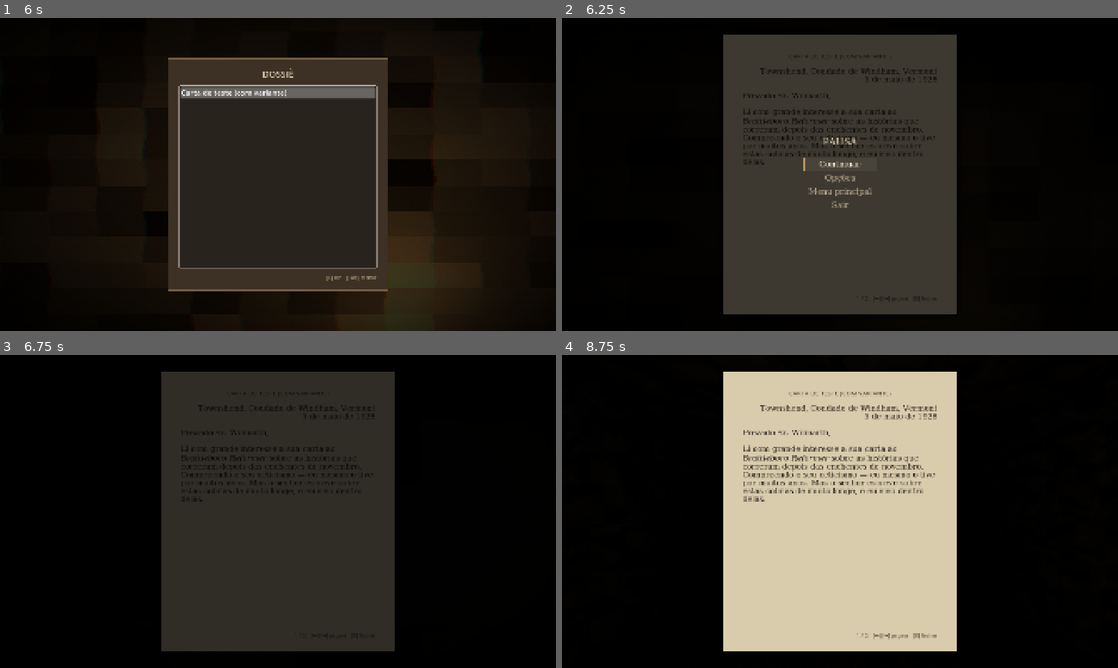
Above: before the commit, frames 1-4 (two rows, left to right).
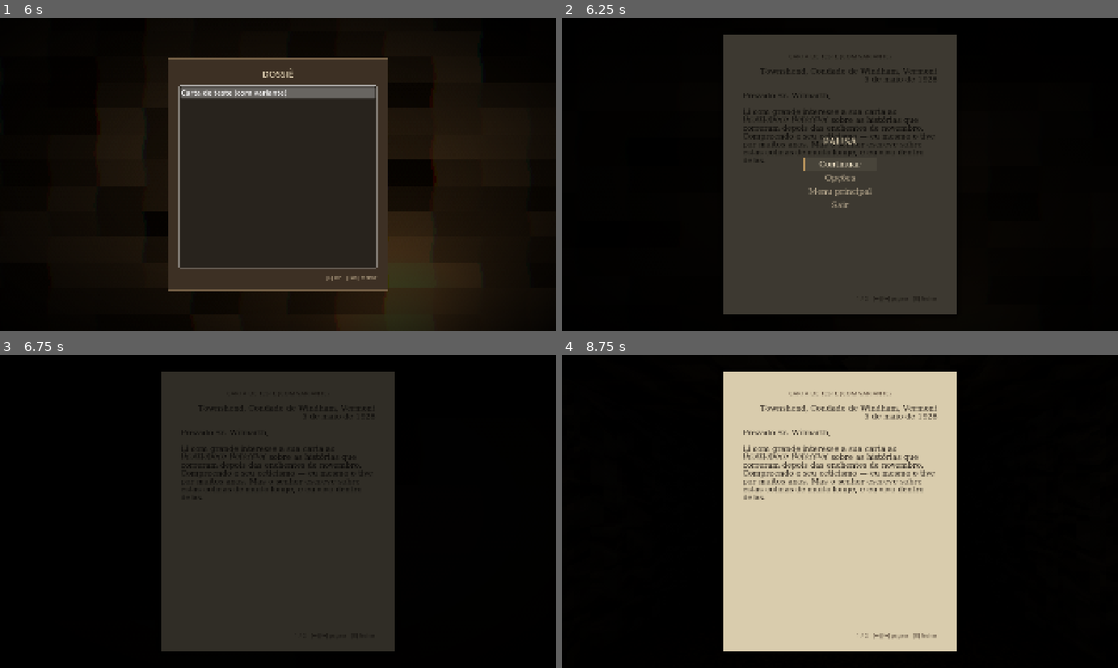
Above: after the commit, the same moments.

Repository: Guitts8/Yuggoth
Game: Godot game, scene res://tests/smoke_test.tscn
Same seed, same stepped clock (60 frames per second), same inputs: the game is played once before the commit and once after it. This scene is started directly instead of the project's main scene. Sound files missing from this copy of the repository are replaced by a short silence.
Inputs (mouse positions are in pixels of both pictures, inside the frame that each line leads up to):
- Up to frame 1 (6 s): tap Enter (ui_accept) at 0.5, 0.77, 1.52, 3.02, 3.77, 4.52 s; hold D (mover_direita) 0.53-1.28 s; hold Tab (dossie) 0.53-1.28 s; click (278, 174) at 0.67 s; move the mouse to (166, 190) at 1.27 s; hold S (mover_tras) 1.28-2.03 s; tap Ctrl (agachar) at 1.35 s; tap Tab (dossie) at 1.55, 3.05, 3.8, 4.55, 5.3 s; move the mouse to (333, 105) at 2.02 s; hold D (mover_direita) 2.03-2.78 s; hold Tab (dossie) 2.03-2.78 s; move the mouse to (272, 180) at 2.77 s; hold W (mover_frente) 2.78-4.28 s; tap E (interagir) at 2.85 s; move the mouse to (316, 177) at 3.52 s; hold Mouse wheel up (lamparina_mais) 3.53-4.28 s; move the mouse to (111, 127) at 4.27 s; hold A (mover_esquerda) 4.28-5.03 s; tap Mouse wheel down (lamparina_menos) at 4.35 s; move the mouse to (283, 174) at 5.02 s; hold W (mover_frente) 5.03-5.78 s; hold Left (pagina_anterior) 5.03-5.78 s; move the mouse to (255, 168) at 5.77 s; hold D (mover_direita) from 5.78 s (still down); tap Right (pagina_proxima) at 5.85 s
- Up to frame 2 (6.25 s): keep holding D (mover_direita); tap Enter (ui_accept) at 6.02 s; tap Tab (dossie) at 6.05 s
- Up to frame 3 (6.75 s): move the mouse to (305, 511) at 6.52 s; release D (mover_direita) at 6.53 s; hold W (mover_frente) from 6.53 s (still down); hold Z (zoom_visao) from 6.53 s (still down)
- Up to frame 4 (8.75 s): tap Enter (ui_accept) at 6.77 s; tap Tab (dossie) at 6.8 s; release W (mover_frente) at 7.25 s; release Z (zoom_visao) at 7.25 s; click "Opções" at 7.25 s; click "Novo jogo" at 8 s

Frame 1 is identical in both runs. In frame 2, 0.4% of the frame differs, in the area x 32-68%, y 31-47%; in frame 3, 0.2%; in frame 4, 1.9%, in the area x 32-68%, y 30-47%.

Commit message:
Leitor: as cartas de Wilmarth inteiras numa folha; o itálico na letra de mão
No dossiê, a letra do leitor é maior que a do papel de escrita: quase toda
resposta a Akeley se partia em duas folhas, a segunda com só o fim e a
assinatura. Agora, quando sobraria uma folha, o leitor aperta a letra (até
80%), como quem escreve à mão no fim da página; texto longo (as cartas de
Akeley) continua paginando normalmente.

[i] e [b] passam a ser a mesma fonte inclinada e engrossada (FontVariation): a
letra de mão não tem itálico, e o latim de Wilmarth ("ex nihilo nihil fit")
saía igual ao resto. O teste de fumaça confere que toda resposta cabe numa
folha do dossiê.

Co-Authored-By: Claude Opus 5.5 <noreply@anthropic.com>

Diff:
--- a/yuggoth/narrative/document_data.gd
+++ b/yuggoth/narrative/document_data.gd
@@ -14,7 +14,7 @@
 }
 const FONT_SLOTS: Array[StringName] = [&"normal_font", &"italics_font", &"bold_font", &"bold_italics_font"]
 
-static var _font_cache: Dictionary[String, SystemFont] = {}
+static var _font_cache: Dictionary[String, Font] = {}
 
 @export var id: StringName
 @export var title := ""
@@ -43,21 +43,35 @@
 	return null
 
 
-## Fonte do estilo em todas as variantes ([i], [b]) de um RichTextLabel.
-static func apply_fonts(label: RichTextLabel, doc_style: Style) -> void:
+## Fonte do estilo em todas as variantes ([i], [b]) de um RichTextLabel. O
+## itálico e o negrito são a mesma fonte inclinada e engrossada: a letra de mão
+## (Segoe Script) não tem itálico, e [i] sumia. Com `size` > 0, fixa o tamanho.
+static func apply_fonts(label: RichTextLabel, doc_style: Style, size := 0) -> void:
+	if size > 0:
+		label.add_theme_font_size_override(&"normal_font_size", size)
 	# [i] e [b] usam o mesmo tamanho do texto normal (o tema só define o normal).
-	var size := label.get_theme_font_size(&"normal_font_size")
+	size = label.get_theme_font_size(&"normal_font_size")
 	for slot in [&"italics_font_size", &"bold_font_size", &"bold_italics_font_size"]:
 		label.add_theme_font_size_override(slot, size)
 	for slot in FONT_SLOTS:
 		var key := "%d:%s" % [doc_style, slot]
 		if not _font_cache.has(key):
-			var font := SystemFont.new()
-			font.font_names = PackedStringArray(STYLE_FONTS[doc_style])
-			font.font_italic = String(slot).contains("italics")
-			font.font_weight = 700 if String(slot).begins_with("bold") else 400
-			_font_cache[key] = font
+			_font_cache[key] = _fonte(doc_style, slot)
 		label.add_theme_font_override(slot, _font_cache[key])
+
+
+static func _fonte(doc_style: Style, slot: StringName) -> Font:
+	var base := SystemFont.new()
+	base.font_names = PackedStringArray(STYLE_FONTS[doc_style])
+	if slot == &"normal_font":
+		return base
+	var v := FontVariation.new()
+	v.base_font = base
+	if String(slot).contains("italics"):
+		v.variation_transform = Transform2D(Vector2(1, 0), Vector2(0.38 if doc_style == Style.MANUSCRITO else 0.22, 1), Vector2.ZERO)
+	if String(slot).begins_with("bold"):
+		v.variation_embolden = 0.7
+	return v
 
 
 ## Flag marcada na primeira leitura, ex.: leu_carta_akeley_1.
--- a/yuggoth/tests/_tmp_shot.gd
+++ b/yuggoth/tests/_tmp_shot.gd
@@ -1,5 +1,6 @@
 extends Node
-## Descartável: os quatro sonhos entre os dias, em SHOT_DIR, com prefixo SHOT_TAG.
+## Descartável: cada resposta a Akeley no leitor (como no dossiê), página por
+## página, em SHOT_DIR, com prefixo SHOT_TAG.
 
 var dir := OS.get_environment("SHOT_DIR")
 var tag := OS.get_environment("SHOT_TAG")
@@ -11,35 +12,27 @@
 	root.boot_to_menu = false
 	add_child(root)
 	await _s(0.5)
-	# [noite, de onde, para onde olhar]
-	var vistas := [[2, Vector3(-1.0, 0, 2.2), Vector3(-0.2, 0.2, -1.4)],
-		[3, Vector3(0.0, 0, -1.0), Vector3(0.0, 0.95, -2.2)],
-		[4, Vector3(0.0, 0, -1.3), Vector3(0.2, 1.1, -3.0)],
-		[5, Vector3(-0.8, 0, 0.2), Vector3(2.4, 1.3, -2.2)]]
-	for v: Array in vistas:
-		GameState.reset()
-		GameState.set_flag(&"prologo_concluido")
-		GameState.set_value(&"dia", v[0])
-		GameState.set_flag(&"tocou_disco")
-		await SceneDirector.change_level("res://levels/escritorio/escritorio.tscn")
-		await _s(0.5)
-		var esc: Escritorio = root.find_child("Escritorio", true, false)
-		Narrator.cancel()
-		await SceneDirector.fade_out(0.1)
-		esc._sonhar(v[0])
-		await _s(1.0)
-		_mirar(esc.player, v[1], v[2])
-		await _s(3.5)
-		_shot("%s_noite%d" % [tag, v[0]])
+	GameState.reset()
+	GameState.set_flag(&"prologo_concluido")
+	await SceneDirector.change_level("res://levels/escritorio/escritorio.tscn")
+	await _s(1.0)
+	Narrator.cancel()
+	var reader = root.get_node("UI/DocumentReader")
+	for arquivo in DirAccess.get_files_at("res://narrative/documents"):
+		if not arquivo.begins_with("resposta_"):
+			continue
+		var doc := load("res://narrative/documents/" + arquivo.trim_suffix(".remap")) as DocumentData
+		reader.open(doc)
+		await _s(0.3)
+		for p in reader._pages.size():
+			reader._page = p
+			reader._show_page()
+			await _s(0.1)
+			_shot("%s_%s_p%d" % [tag, doc.id, p + 1])
+		reader.close()
+		await _s(0.1)
 	SaveSystem.delete_save()
 	get_tree().quit()
-
-
-func _mirar(player: Player, de: Vector3, ponto: Vector3) -> void:
-	player.global_position = de
-	player.look_at(Vector3(ponto.x, de.y, ponto.z))
-	var olho := de + Vector3(0, player.eye_height, 0)
-	player.head.rotation.x = atan2(ponto.y - olho.y, Vector2(ponto.x - olho.x, ponto.z - olho.z).length())
 
 
 func _shot(name: String) -> void:
--- a/yuggoth/tests/smoke_test.gd
+++ b/yuggoth/tests/smoke_test.gd
@@ -737,6 +737,18 @@
 			if reader._curto(pagina):
 				sozinhas.append(doc.id)
 	_check(sozinhas.is_empty(), "nenhuma folha só com a assinatura %s" % [sozinhas if sozinhas else ""])
+	# As cartas de Wilmarth (as respostas) cabem numa folha do dossiê, como no papel em que foram escritas.
+	var partidas := PackedStringArray()
+	reader.show()
+	for arquivo in DirAccess.get_files_at("res://narrative/documents"):
+		if arquivo.begins_with("resposta_"):
+			var doc := load("res://narrative/documents/" + arquivo.trim_suffix(".remap")) as DocumentData
+			if reader._paginar_apertando(doc).size() > 1:
+				partidas.append(doc.id)
+	reader.hide()
+	_check(partidas.is_empty(), "as cartas de Wilmarth cabem numa folha do dossiê %s" % [partidas if partidas else ""])
+	DocumentData.apply_fonts(reader.body, DocumentData.Style.MANUSCRITO)
+	_check(reader.body.get_theme_font(&"italics_font") is FontVariation, "[i] na letra de mão: a fonte inclinada")
 
 	var file := FileAccess.open(TEST_SAVE, FileAccess.WRITE)
 	file.store_string('{"type":"Dictionary","args":["s:version","i:0"]}')
--- a/yuggoth/ui/document_reader.gd
+++ b/yuggoth/ui/document_reader.gd
@@ -6,6 +6,7 @@
 var _pages: PackedStringArray = []
 var _page := 0
 var _opened_frame := -1
+var _tamanho_base := 0
 
 @onready var title_label: Label = %Title
 @onready var body: RichTextLabel = %Body
@@ -14,6 +15,7 @@
 
 func _ready() -> void:
 	hide()
+	_tamanho_base = body.get_theme_font_size(&"normal_font_size")
 	body.install_effect(WhisperTextEffect.new())
 	body.install_effect(IllegibleTextEffect.new())
 	body.install_effect(TremorTextEffect.new())
@@ -27,7 +29,7 @@
 	_opened_frame = Engine.get_process_frames()
 
 	title_label.text = doc.title
-	DocumentData.apply_fonts(body, doc.style)
+	DocumentData.apply_fonts(body, doc.style, _tamanho_base)
 	WhisperTextEffect.intensity = GameState.get_number(&"exposicao")
 	show()
 	_pages = doc.resolve_pages()
@@ -50,9 +52,32 @@
 	await get_tree().process_frame
 	if _doc != doc or not visible:
 		return
-	_pages = _paginate(doc.resolve_pages())
+	_pages = _paginar_apertando(doc)
 	_page = mini(_page, _pages.size() - 1)
 	_show_page()
+
+
+## Como quem escreve à mão aperta a letra no fim da folha: se cada página do
+## documento quase cabe no papel (sobraria uma folha), a letra diminui (até APERTO_MAX) para caber
+## inteira. Página que transborda de verdade continua indo para a folha seguinte.
+const APERTO_MAX := 0.8
+
+
+func _paginar_apertando(doc: DocumentData) -> PackedStringArray:
+	var fonte := doc.resolve_pages()
+	var base := _tamanho_base
+	DocumentData.apply_fonts(body, doc.style, base)
+	var paginas := _paginate(fonte)
+	var tamanho := base
+	# Só quando sobra uma folha: um texto longo não vira letra miúda.
+	while paginas.size() == fonte.size() + 1 and tamanho > int(base * APERTO_MAX):
+		tamanho -= 1
+		DocumentData.apply_fonts(body, doc.style, tamanho)
+		var apertadas := _paginate(fonte)
+		if apertadas.size() == fonte.size():
+			return apertadas
+	DocumentData.apply_fonts(body, doc.style, base)
+	return paginas
 
 
 ## Página que não cabe no papel é dividida por parágrafo (linha em branco) nas
